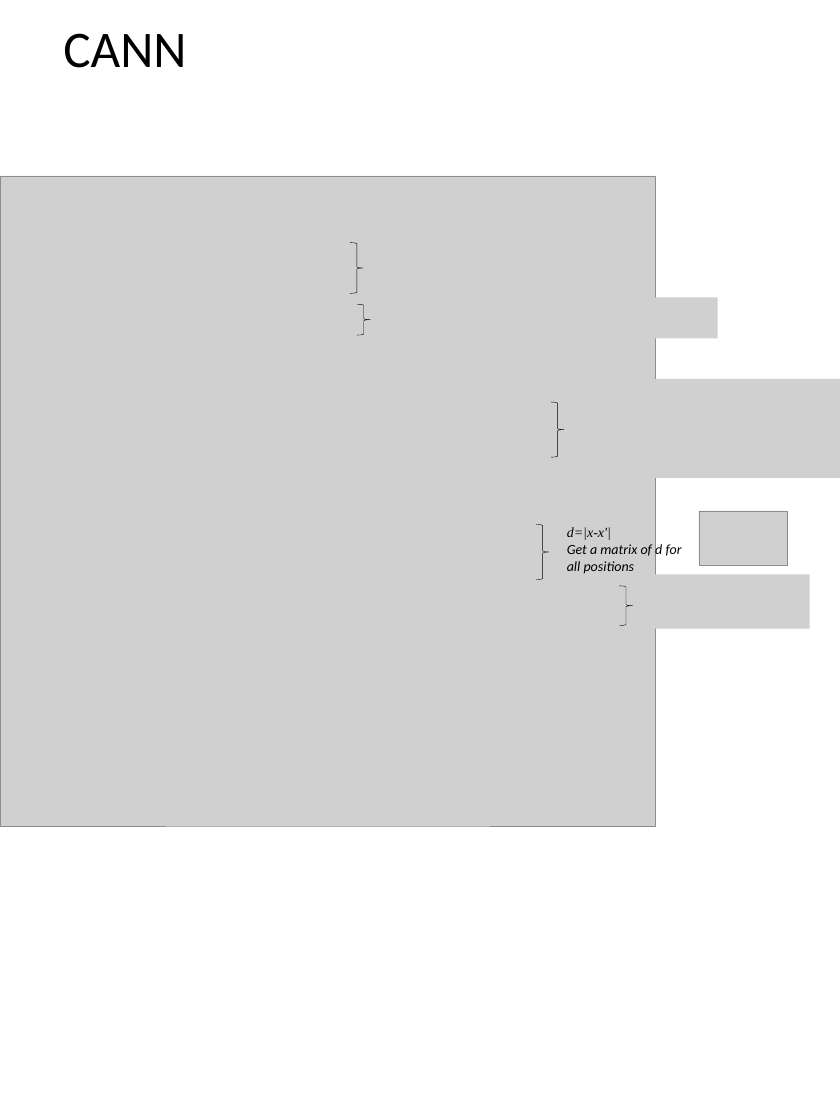
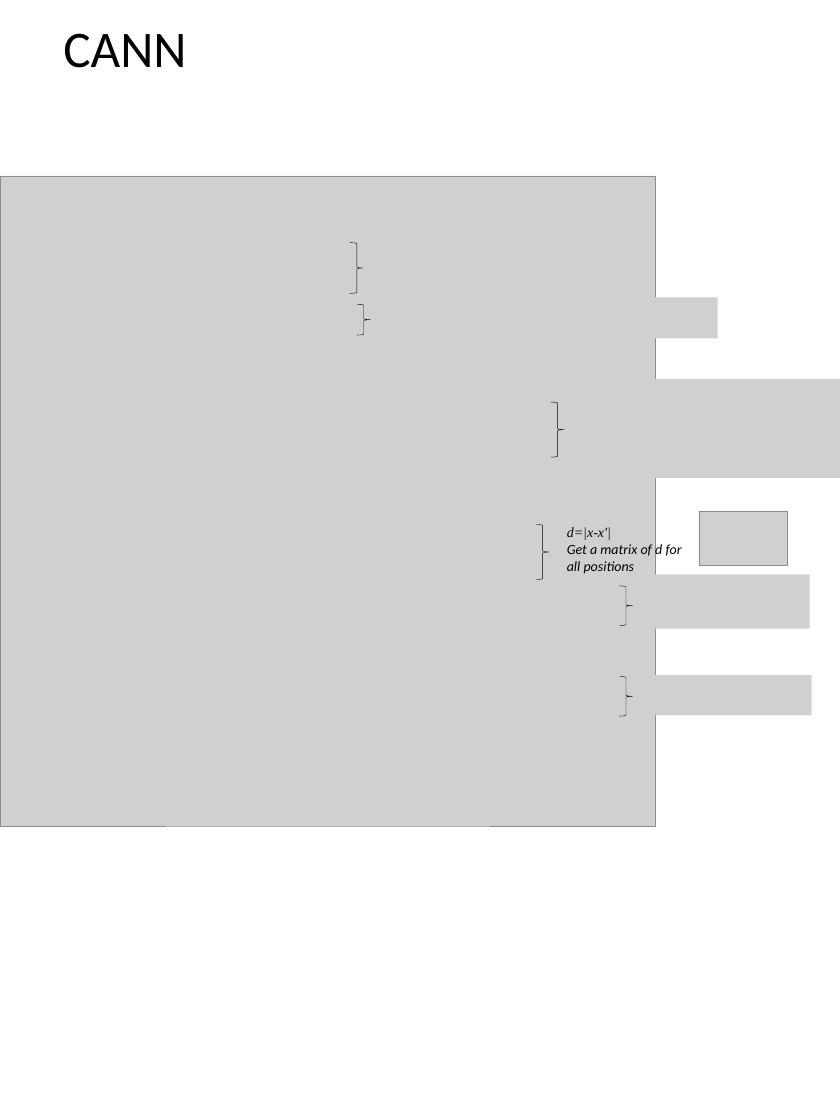
Before and after one commit to quanpeng0/BrainModels, a slide deck: slide 5 of docs/brainpy_handbook/ppt/rnns.pptx. Drawn at 840x1120 pixels with LibreOffice and Linux fonts; fonts in the diff are those of the drawing; grey boxes stand for pictures. Boxes give left, top, right and bottom in pixels: in the first picture for what was removed or moved away, otherwise in the second. Text is boxed around its words. In the diff, an @@ line names an element or a change of style, - is before the commit and + after.

```diff
--- a/docs/brainpy_handbook/ppt/rnns.pptx
+++ b/docs/brainpy_handbook/ppt/rnns.pptx
@@ right brace added at (619, 676, 633, 716), outline #000000 0.5 pt @@
@@ picture added at (642, 675, 811, 716) @@
```
Also in this commit, not shown: 16 other files.
